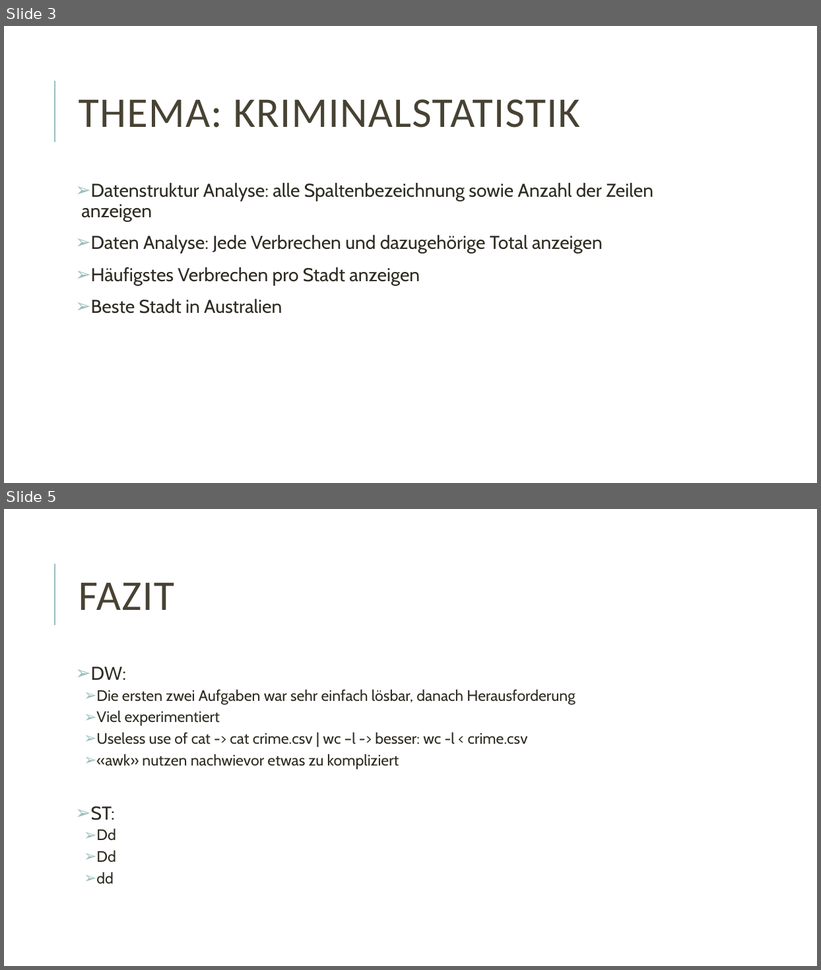
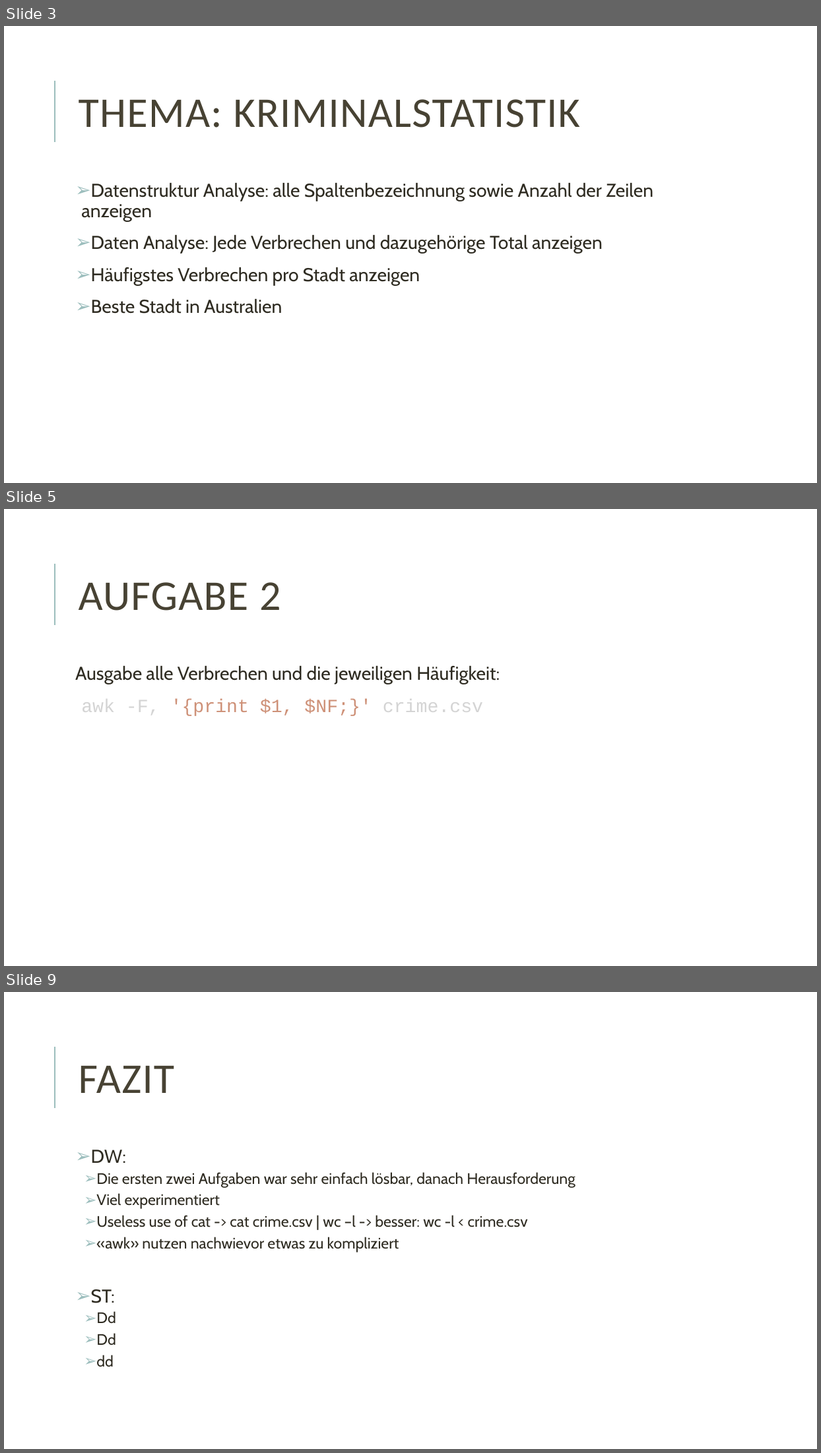
Before and after one commit to xXx-DoMoDo-xXx/bashscripting_crime, a slide deck: Bash-scripting-crime-statistic.pptx. Shown one above the other, each under a label of ours: slides 3 and 5 before the commit, slides 3, 5 and 9 after it; the slides between them are not shown. The pictures are 821x970 and 821x1453 pixels, drawn with LibreOffice and Linux fonts; fonts in the diff are those of the drawing. Boxes give left, top, right and bottom in pixels: in the first picture for what was removed or moved away, otherwise in the second. Text is boxed around its words. In the diff, an @@ line names an element or a change of style, - is before the commit and + after.

```diff
--- a/Bash-scripting-crime-statistic.pptx
+++ b/Bash-scripting-crime-statistic.pptx
@@ slide 5 added at box(4, 509, 817, 966), background #FFFFFF; not listed: 1 template element that a slide beside it also shows @@
@@ title added at box(79, 582, 281, 611), 50 pt, text #474233 @@
+AUFGABE 2
@@ text added at box(75, 666, 500, 716), 22 pt, text #2E2B21 @@
+Ausgabe alle Verbrechen und die jeweiligen Häufigkeit:
+  awk -F, '{print $1, $NF;}' crime.csv
@@ what was slide 5 is now slide 9 @@
```
Also in this commit, not shown: 1 slide changed, 4 other slides added, 1 slide removed, 1 other file.
